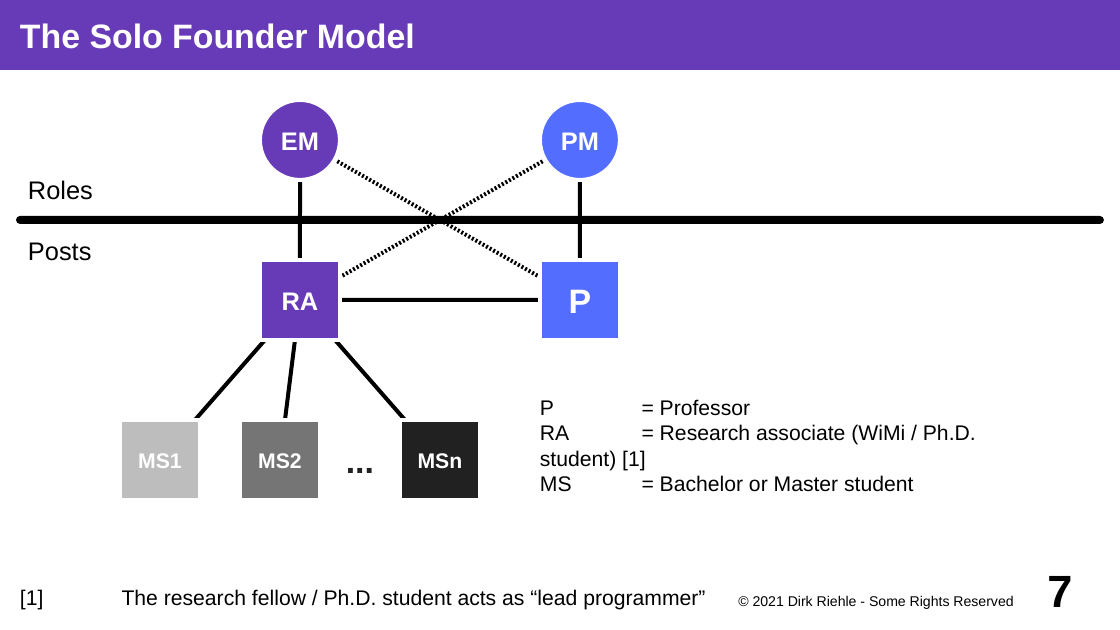
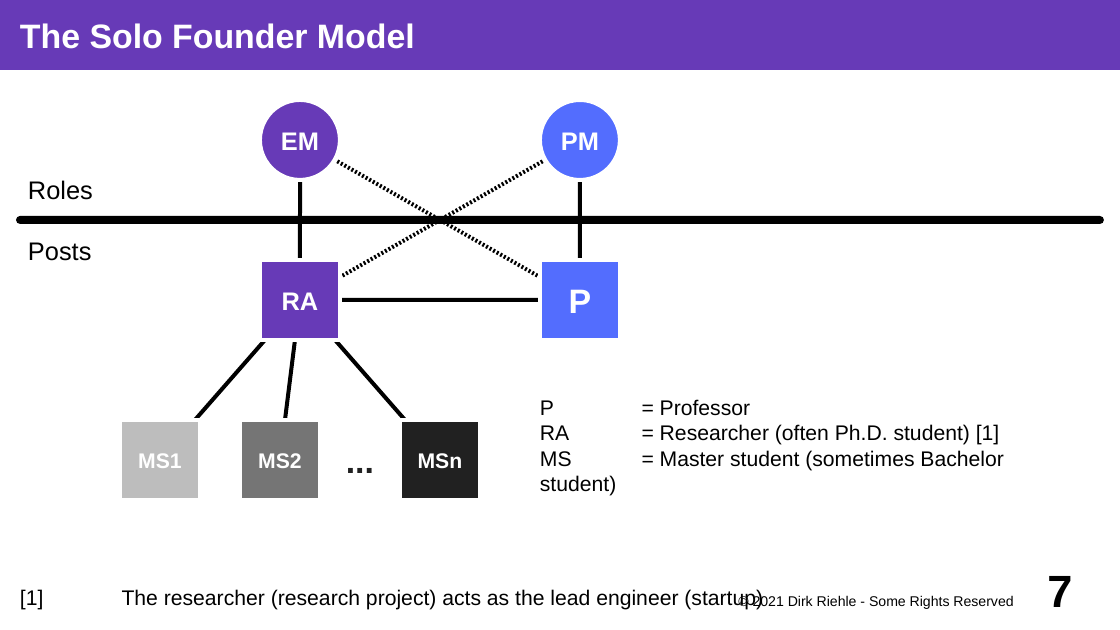
Before and after one commit to dirkriehle/coss-course, a slide deck: slide 7 of Lecture slides/COSS D02 - Research and Startup.odp. Drawn at 1120x630 pixels with LibreOffice and Linux fonts; fonts in the diff are those of the drawing. Boxes give left, top, right and bottom in pixels: in the first picture for what was removed or moved away, otherwise in the second. Text is boxed around its words. In the diff, an @@ line names an element or a change of style, - is before the commit and + after.

Commit message:
Updated role names in research-to-startup slides D02

```diff
--- a/Lecture slides/COSS D02 - Research and Startup.odp
+++ b/Lecture slides/COSS D02 - Research and Startup.odp
@@ text at bbox=[660, 424, 1003, 471]: text changed @@
-RA = Research associate (WiMi / Ph.D. student) [1]
-MS = Bachelor or Master student
+RA = Researcher (often Ph.D. student) [1]
+MS = Master student (sometimes Bachelor student)
@@ text at bbox=[20, 589, 763, 610]: text changed @@
-[1] The research fellow / Ph.D. student acts as “lead programmer”
+[1] The researcher (research project) acts as the lead engineer (startup)
```
Also in this commit, not shown: 5 other slides changed, 1 slide added, 2 other files.
